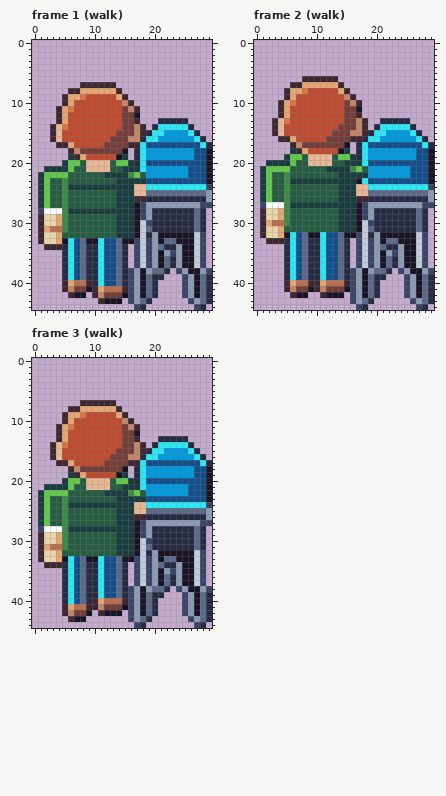
Pixel-art file, stored at art/depths/stroller@62.aseprite. That is the earlier state.
30x45 pixels, 4 frames. Shown: frame 1 (walk), frame 2 (walk), frame 3 (walk). The commit also changed other frames, which this record leaves out.
After:
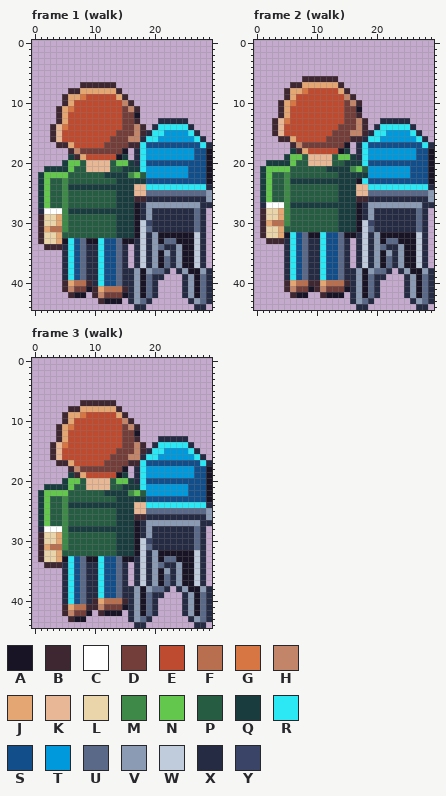
Palette (. is transparent): A #181425  B #3e2731  C #ffffff  D #733e39  E #be4a2f  F #b86f50  G #d77643  H #c28569  J #e4a672  K #e8b796  L #ead4aa  M #3e8948  N #63c74d  P #265c42  Q #193c3e  R #2ce8f5  S #124e89  T #0099db  U #5a6988  V #8b9bb4  W #c0cbdc  X #262b44  Y #3a4466
Edits made:
--- frame 1 (walk)
@@ x 0..29 @@
 23 .QNPPMPPPPPPPPQQQQQSSSSSSSSSSA
-24 .QNPPMQQQQQQQQQQQKKRRRRRRRRRRY
+24 .QNPPMQQQQQQQQQQQKKRRRRRRRRRRX
 25 .QNPPMPPPPPPPPQQQKKUUUUUUUUUUV
 26 .QNPPMPPPPPPPPQQQBBXXXXXXXXXXV
-27 .QNPPMPPPPPPPPQQQAYVVVVVVVVVYY
-28 .YCCCMQQQQQQQQQQQAYVXXXXXXXUX.
-29 .BLLJMPPPPPPPPQQQAYVXXXXXXXUX.
+27 .QNPPMPPPPPPPPQQQAXVVVVVVVVVXX
+28 .XCCCMQQQQQQQQQQQAXVXXXXXXXUX.
+29 .BLLJMPPPPPPPPQQQAXVXXXXXXXUX.
 30 .BLLJMPPPPPPPPQQQAWYXXXXXXXUX.
 31 .BJFFMPPPPPPPPQQQAWUXXXXXXXUX.
-32 .BLLJPPPPPPPPPQQQAWXVAAAAAAWY.
-33 .BLLJARSUAARSSUAAYWYVAUUAAAWY.
-34 ..BBBXRSUXXRSSUX.YWYVUXXVAAWY.
-35 .....XRSUXXRSSUX.YWYVAVYVAAWY.
-36 .....XRSUXXRSSUX.YWYVAUXVAAWY.
-37 .....XRSUXXRSSUX.YWYVAUXVAAWY.
-38 .....XRSUXXRSSUXYVAVUUX.YVAAVY
-39 .....XRSUXXRSSUXYVAUXX...YVAUX
-40 .....BJFFBXRSSUXYVAUX....YVAUX
-41 .....BHDDABJFFFBYVAUX....YVAUX
-42 ......BAA.BHDDDAYVAUX....YVAUX
-43 ...........BAAA.YVUX......YVUX
-44 .................YX........YX.
+32 .BLLJPPPPPPPPPQQQAWXVAAAAAAWX.
+33 .BLLJARSUAARSSUAAXWXVAUUAAAWX.
+34 ..BBBXRSUXXRSSUX.XWXVUXXVAAWX.
+35 .....XRSUXXRSSUX.XWXVAVXVAAWX.
+36 .....XRSUXXRSSUX.XWXVAUXVAAWX.
+37 .....XRSUXXRSSUX.XWXVAUXVAAWX.
+38 .....XRSUXXRSSUXXVAVUUX.XVAAVX
+39 .....XRSUXXRSSUXXVAUXX...XVAUX
+40 .....BJFFBXRSSUXXVAUX....XVAUX
+41 .....BHDDABJFFFBXVAUX....XVAUX
+42 ......BAA.BHDDDAXVAUX....XVAUX
+43 ...........BAAA.XVUX......XVUX
+44 .................XX........XX.
--- frame 2 (walk)
@@ x 0..29 @@
 23 .QNPPMQQQQQQQQQQQARSSSSSSSSSSA
-24 .QNPPMPPPPPPPPQQQKKRRRRRRRRRRY
+24 .QNPPMPPPPPPPPQQQKKRRRRRRRRRRX
 25 .QNPPMPPPPPPPPQQQKKUUUUUUUUUUV
 26 .QNPPMPPPPPPPPQQQBBXXXXXXXXXXV
-27 .YCCCMQQQQQQQQQQQAYVVVVVVVVVYY
-28 .BLLJMPPPPPPPPQQQAYVXXXXXXXUX.
-29 .BLLJMPPPPPPPPQQQAYVXXXXXXXUX.
+27 .XCCCMQQQQQQQQQQQAXVVVVVVVVVXX
+28 .BLLJMPPPPPPPPQQQAXVXXXXXXXUX.
+29 .BLLJMPPPPPPPPQQQAXVXXXXXXXUX.
 30 .BJFFMPPPPPPPPQQQAWYXXXXXXXUX.
 31 .BLLJPPPPPPPPPQQQAWUXXXXXXXUX.
-32 .BLLJARSUAARSSUAAYWXVAAAAAAWY.
-33 ..BBBXRSUXXRSSUX.YWYVAUUAAAWY.
-34 .....XRSUXXRSSUX.YWYVUXXVAAWY.
-35 .....XRSUXXRSSUX.YWYVAVYVAAWY.
-36 .....XRSUXXRSSUX.YWYVAUXVAAWY.
-37 .....XRSUXXRSSUX.YWYVAUXVAAWY.
-38 .....XRSUXXRSSUXYVAVUUX.YVAAVY
-39 .....XRSUXXRSSUXYVAUXX...YVAUX
-40 .....BJFFBBJFFFBYVAUX....YVAUX
-41 .....BHDDABHDDDAYVAUX....YVAUX
-42 ......BAA..BAAA.YVAUX....YVAUX
-43 ................YVUX......YVUX
-44 .................YX........YX.
+32 .BLLJARSUAARSSUAAXWXVAAAAAAWX.
+33 ..BBBXRSUXXRSSUX.XWXVAUUAAAWX.
+34 .....XRSUXXRSSUX.XWXVUXXVAAWX.
+35 .....XRSUXXRSSUX.XWXVAVXVAAWX.
+36 .....XRSUXXRSSUX.XWXVAUXVAAWX.
+37 .....XRSUXXRSSUX.XWXVAUXVAAWX.
+38 .....XRSUXXRSSUXXVAVUUX.XVAAVX
+39 .....XRSUXXRSSUXXVAUXX...XVAUX
+40 .....BJFFBBJFFFBXVAUX....XVAUX
+41 .....BHDDABHDDDAXVAUX....XVAUX
+42 ......BAA..BAAA.XVAUX....XVAUX
+43 ................XVUX......XVUX
+44 .................XX........XX.
--- frame 3 (walk)
@@ x 0..29 @@
 23 .QNPPMPPPPPPPPQQQQQSSSSSSSSSSA
-24 .QNPPMQQQQQQQQQQQKKRRRRRRRRRRY
+24 .QNPPMQQQQQQQQQQQKKRRRRRRRRRRX
 25 .QNPPMPPPPPPPPQQQKKUUUUUUUUUUV
 26 .QNPPMPPPPPPPPQQQBBXXXXXXXXXXV
-27 .QNPPMPPPPPPPPQQQAYVVVVVVVVVYY
-28 .YCCCMQQQQQQQQQQQAYVXXXXXXXUX.
-29 .BLLJMPPPPPPPPQQQAYVXXXXXXXUX.
+27 .QNPPMPPPPPPPPQQQAXVVVVVVVVVXX
+28 .XCCCMQQQQQQQQQQQAXVXXXXXXXUX.
+29 .BLLJMPPPPPPPPQQQAXVXXXXXXXUX.
 30 .BLLJMPPPPPPPPQQQAWYXXXXXXXUX.
 31 .BJFFMPPPPPPPPQQQAWUXXXXXXXUX.
-32 .BLLJPPPPPPPPPQQQAWXVAAAAAAWY.
-33 .BLLJARSUAARSSUAAYWYVAUUAAAWY.
-34 ..BBBXRSUXXRSSUX.YWYVUXXVAAWY.
-35 .....XRSUXXRSSUX.YWYVAVYVAAWY.
-36 .....XRSUXXRSSUX.YWYVAUXVAAWY.
-37 .....XRSUXXRSSUX.YWYVAUXVAAWY.
-38 .....XRSUXXRSSUXYVAVUUX.YVAAVY
-39 .....XRSUXXRSSUXYVAUXX...YVAUX
-40 .....XRSUXBJFFFBYVAUX....YVAUX
-41 .....BJFFBBHDDDAYVAUX....YVAUX
-42 .....BHDDA.BAAA.YVAUX....YVAUX
-43 ......BAA.......YVUX......YVUX
-44 .................YX........YX.
+32 .BLLJPPPPPPPPPQQQAWXVAAAAAAWX.
+33 .BLLJARSUAARSSUAAXWXVAUUAAAWX.
+34 ..BBBXRSUXXRSSUX.XWXVUXXVAAWX.
+35 .....XRSUXXRSSUX.XWXVAVXVAAWX.
+36 .....XRSUXXRSSUX.XWXVAUXVAAWX.
+37 .....XRSUXXRSSUX.XWXVAUXVAAWX.
+38 .....XRSUXXRSSUXXVAVUUX.XVAAVX
+39 .....XRSUXXRSSUXXVAUXX...XVAUX
+40 .....XRSUXBJFFFBXVAUX....XVAUX
+41 .....BJFFBBHDDDAXVAUX....XVAUX
+42 .....BHDDA.BAAA.XVAUX....XVAUX
+43 ......BAA.......XVUX......XVUX
+44 .................XX........XX.
Where, in picture pixels (left, top, right, bottom), the same in both pictures:
changed: (128, 184, 212, 310)
changed: (38, 208, 44, 214)
changed: (350, 184, 434, 310)
changed: (260, 202, 266, 208)
changed: (128, 502, 212, 628)
changed: (38, 526, 44, 532)
